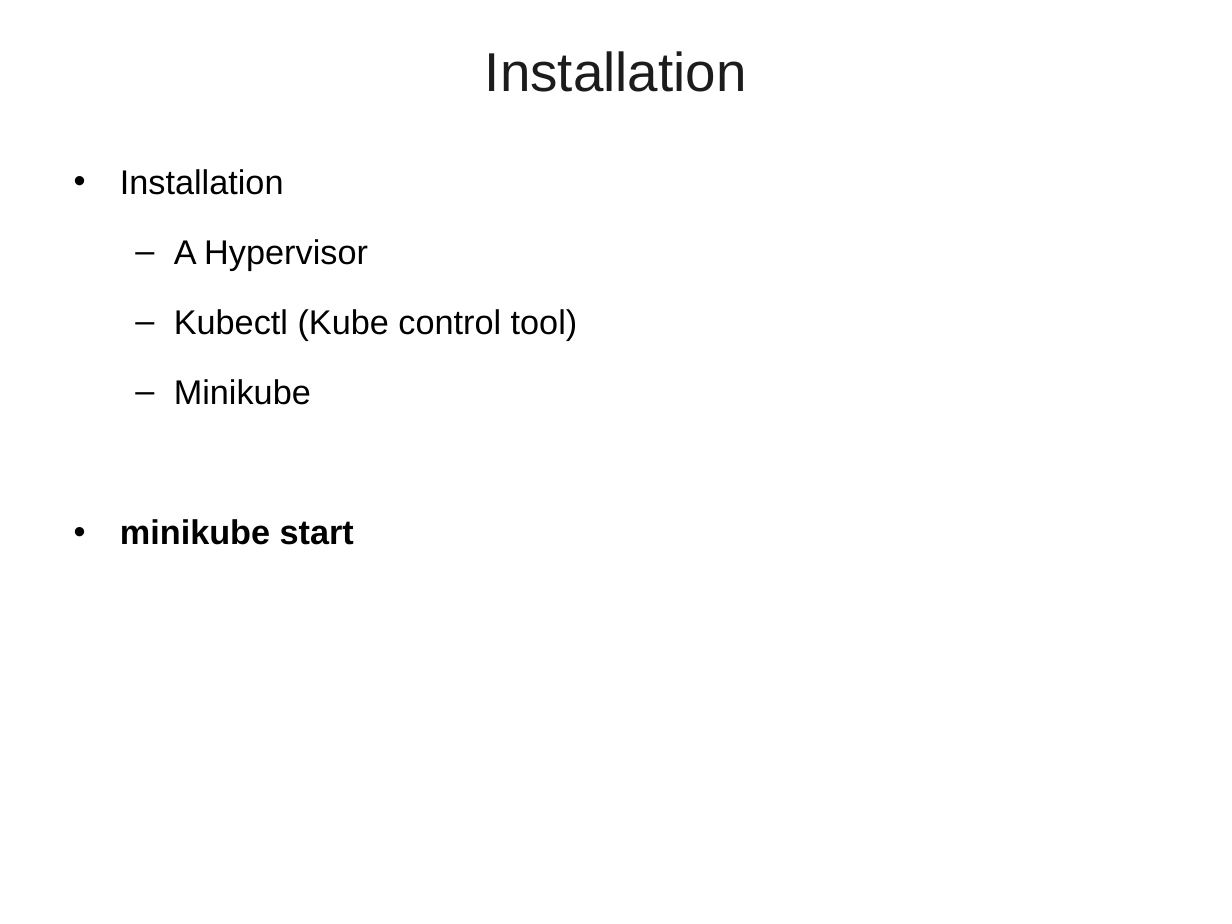
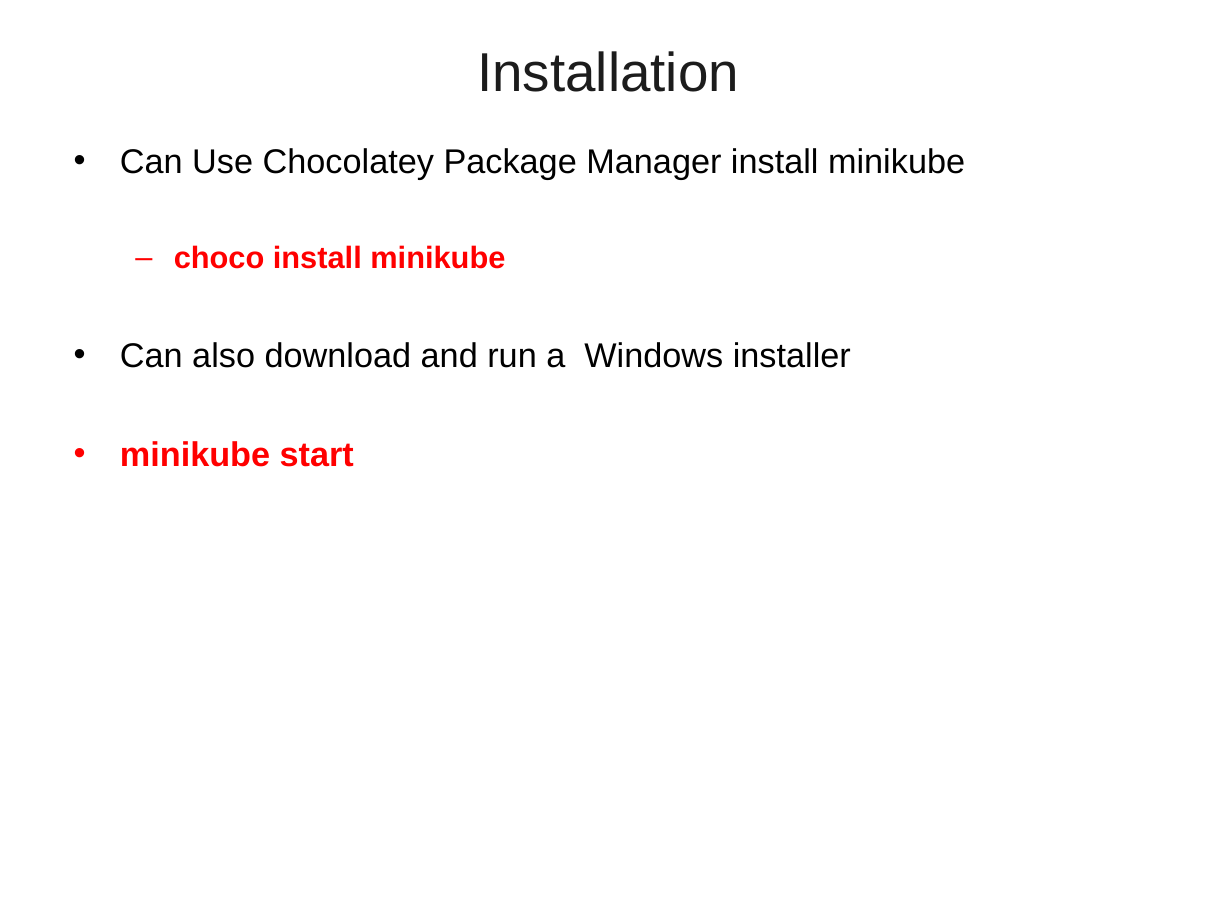
Before and after one commit to vatsanTraining/corejava, a slide deck: slide 35 of Dockers.ppt (slide 34 before the commit). Drawn at 1232x924 pixels with LibreOffice and Linux fonts; fonts in the diff are those of the drawing; background and template pictures are left out. Boxes give left, top, right and bottom in pixels: in the first picture for what was removed or moved away, otherwise in the second. Text is boxed around its words. In the diff, an @@ line names an element or a change of style, - is before the commit and + after.

```diff
--- a/Dockers.ppt
+++ b/Dockers.ppt
@@ title "Installation": place and size @@
-title "Installation" at bbox=[485, 51, 747, 92]
+title "Installation" at bbox=[477, 51, 739, 92]
@@ text at bbox=[120, 148, 965, 368]: text changed @@
-• Installation
-  – A Hypervisor
-  – Kubectl (Kube control tool)
-  – Minikube
+• Can Use Chocolatey Package Manager install minikube
+  – choco install minikube
+• Can also download and run a Windows installer
@@ text at bbox=[120, 441, 354, 467]: text colour #000000 to #FF0000 in "minikube start"; line spacing 1.5 to 1; bullet colour #000000 to #FF0000 @@
```
Also in this commit, not shown: 3 other slides changed, 1 slide added.
